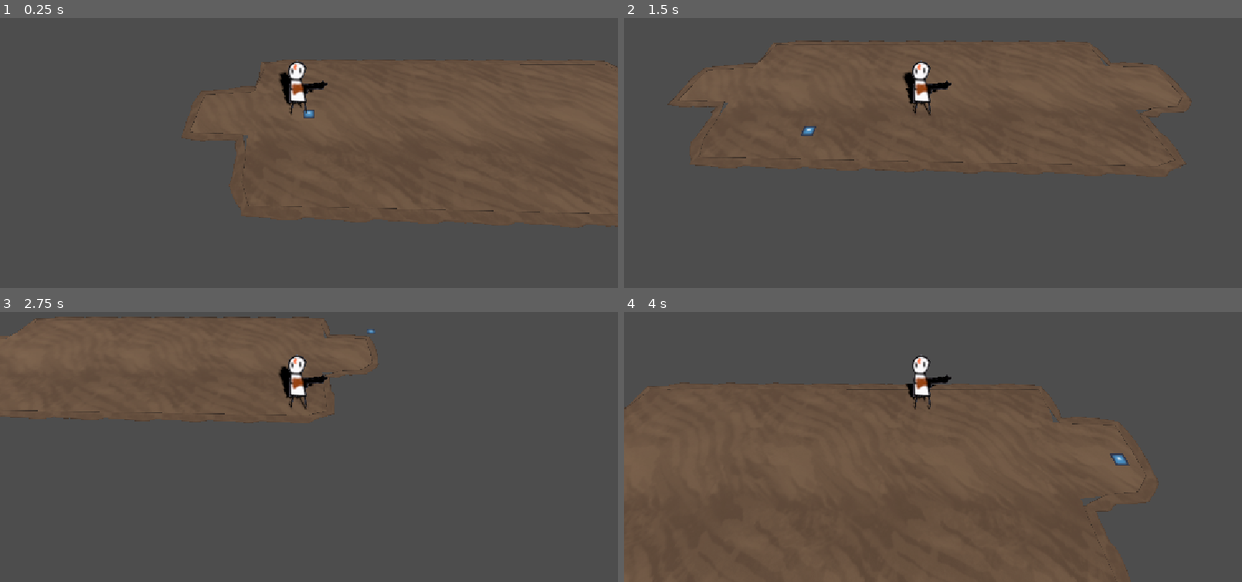
Above: before the commit, frames 1-4 (two rows, left to right).
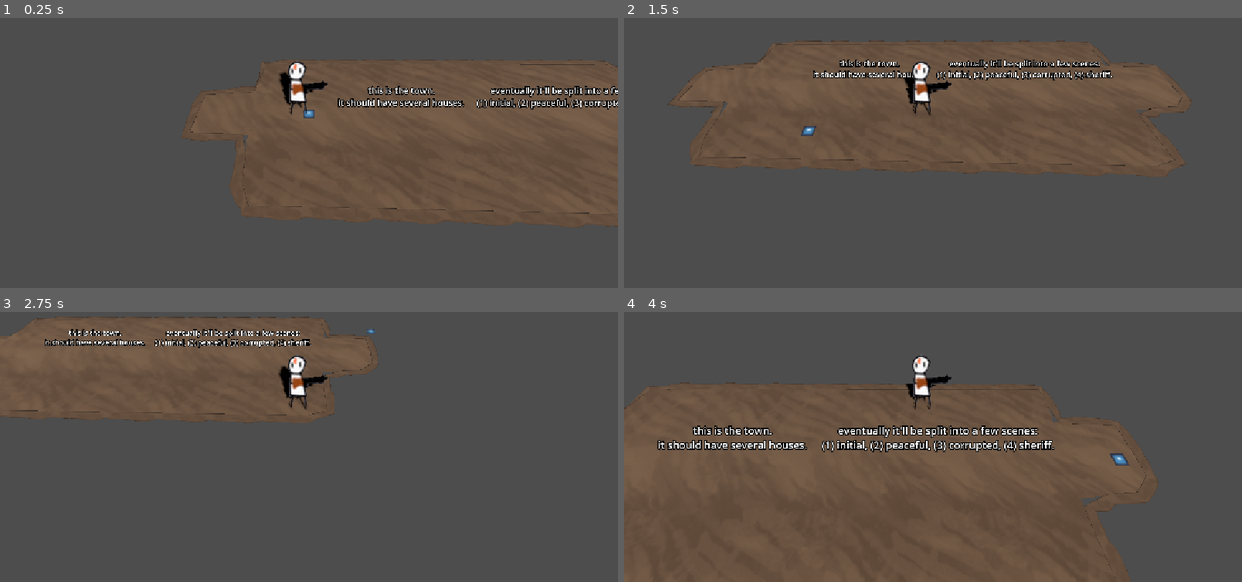
Above: after the commit, the same moments.

Repository: gmuGADIG/DEADSHOT
Game: Godot game, scene res://world/levels/town/level_town_1.tscn
Two runs of this game, one before a commit and one after it. Both use one fixed random seed, a clock stepped at 60 frames per second and the inputs below. This scene is started directly instead of the project's main scene. The engine's default icon, where the game draws it, is replaced by a stand-in: a white triangle on a blue panel in a dark square.
Inputs (mouse positions are in pixels of both pictures, inside the frame that each line leads up to):
- Up to frame 1 (0.25 s): no input
- Up to frame 2 (1.5 s): tap Enter at 0.5 s; move the mouse to (1068, 96) at 0.52 s; press the mouse at (1068, 96) at 0.53 s; hold D (move_right) 0.53-1.28 s; move the mouse to (809, 131) at 1.27 s; release the mouse at (809, 131) at 1.28 s; hold S (move_down) from 1.28 s (still down); tap E (interact) at 1.35 s
- Up to frame 3 (2.75 s): move the mouse to (370, 330) at 2.02 s; release S (move_down) at 2.03 s; hold D (move_right) from 2.03 s (still down); tap Space (roll) at 2.1 s
- Up to frame 4 (4 s): move the mouse to (902, 476) at 2.77 s; release D (move_right) at 2.78 s; hold W (move_up) 2.78-3.53 s; click (902, 476) at 2.85 s; move the mouse to (1118, 460) at 3.52 s; hold A (move_left) from 3.53 s (still down); hold E (interact) from 3.53 s (still down)

The runs differ from the first frame. In frame 1, 1.8% of the frame differs, in the area x 54-100%, y 25-34%; in frame 2, 1.6%; in frame 3, 1.3%; in frame 4, 2.9%, in the area x 5-70%, y 42-52%.

Commit message:
Added comments

Diff:
--- /dev/null
+++ b/world/comment/comment.gd
@@ -0,0 +1,22 @@
+@tool
+extends Node3D
+
+const BASE_SIZE := 0.01
+
+@export_multiline var text: String:
+	set(value):
+		text = value
+		update_text()
+
+@export_range(0, 2) var size: float:
+	set(value):
+		size = value
+		update_text()
+
+func _ready() -> void:
+	update_text()
+
+func update_text() -> void:
+	if not is_node_ready(): return
+	%Label.text = text
+	%Label.pixel_size = size * BASE_SIZE
--- /dev/null
+++ b/world/comment/comment.tscn
@@ -0,0 +1,13 @@
+[gd_scene load_steps=2 format=3 uid="uid://0ndhmibsve8k"]
+
+[ext_resource type="Script" uid="uid://cruanncjgke0" path="res://world/comment/comment.gd" id="1_mkrbc"]
+
+[node name="Comment" type="Node3D"]
+script = ExtResource("1_mkrbc")
+size = 1.0
+
+[node name="Label" type="Label3D" parent="."]
+unique_name_in_owner = true
+transform = Transform3D(1, 0, 0, 0, 1, 0, 0, 0, 1, 0, 0.71914846, 0)
+billboard = 1
+text = "Hello!"
--- a/world/levels/town/level_town_1.tscn
+++ b/world/levels/town/level_town_1.tscn
@@ -1,8 +1,9 @@
-[gd_scene load_steps=5 format=3 uid="uid://blppqsxslhh07"]
+[gd_scene load_steps=6 format=3 uid="uid://blppqsxslhh07"]
 
 [ext_resource type="PackedScene" uid="uid://bk60c4813t663" path="res://world/levels/level_base.tscn" id="1_j5c1u"]
 [ext_resource type="PackedScene" uid="uid://rberd5xw8srm" path="res://world/transitions/transition.tscn" id="2_83i12"]
 [ext_resource type="Resource" uid="uid://q24ustx30otu" path="res://world/floor/sand/sand.tres" id="2_suwgb"]
+[ext_resource type="PackedScene" uid="uid://0ndhmibsve8k" path="res://world/comment/comment.tscn" id="4_0hyq2"]
 
 [sub_resource type="Curve3D" id="Curve3D_j5c1u"]
 _data = {
@@ -32,3 +33,15 @@
 transform = Transform3D(1, 0, 0, 0, 1, 0, 0, 0, 1, 12.483023, 0, 3.247616)
 target_scene = "uid://crgv6bkolrlyy"
 target_entry_point = "Left"
+
+[node name="Notes" type="Node3D" parent="." index="5"]
+
+[node name="Comment" parent="Notes" index="0" instance=ExtResource("4_0hyq2")]
+transform = Transform3D(1, 0, 0, 0, 1, 0, 0, 0, 1, 0.39030218, 0, 3.104404)
+text = "this is the town.
+it should have several houses."
+
+[node name="Comment2" parent="Notes" index="1" instance=ExtResource("4_0hyq2")]
+transform = Transform3D(1, 0, 0, 0, 1, 0, 0, 0, 1, 6.7641077, 0, 3.1090455)
+text = "eventually it'll be split into a few scenes:
+(1) initial, (2) peaceful, (3) corrupted, (4) sheriff."
Not shown, added: world/comment/comment.gd.uid
